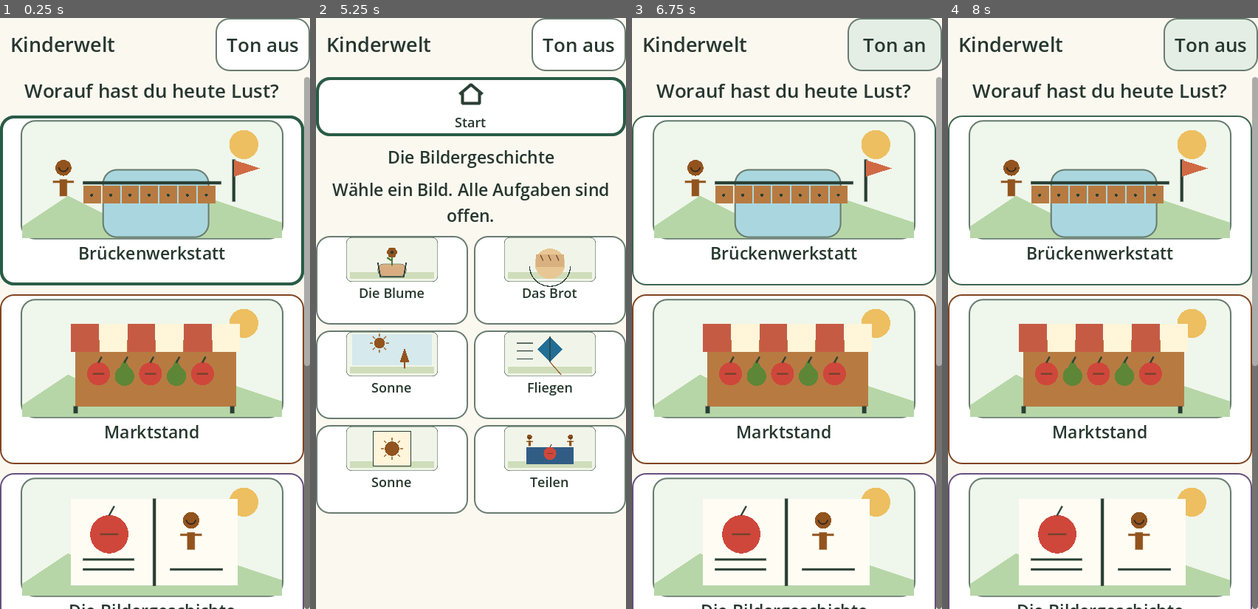
Above: before the commit, frames 1-4 (left to right).
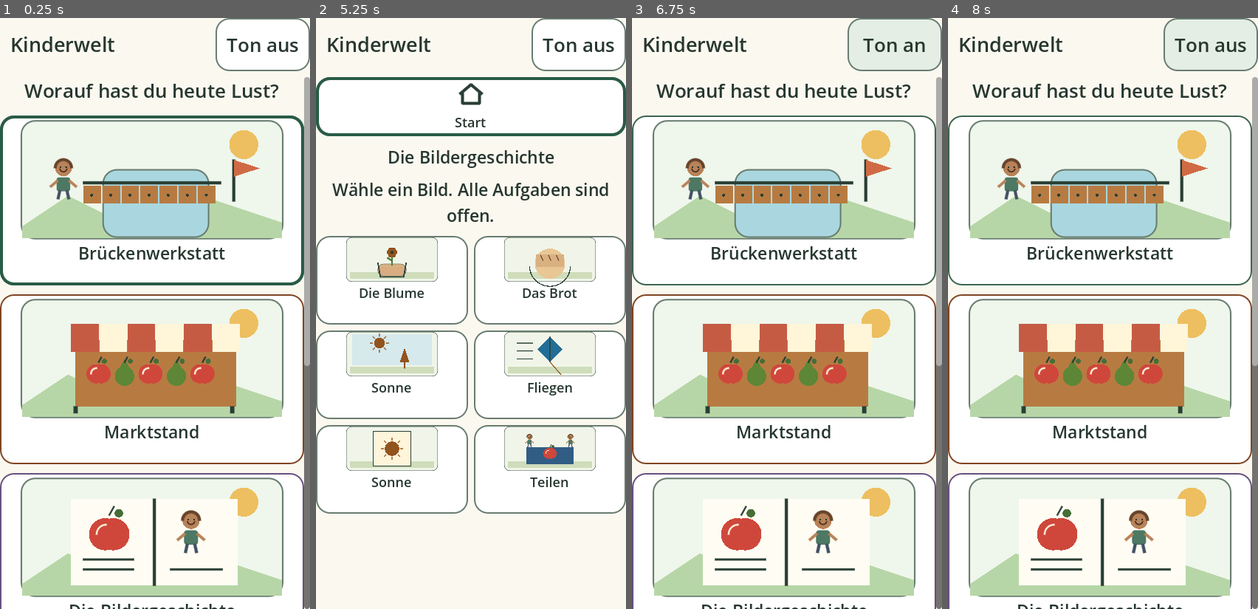
Above: after the commit, the same moments.

Repository: sayac007/Kinderwelt
Game: Godot game, scene res://core/main.tscn
Same seed, same stepped clock (60 frames per second), same inputs: the game is played once before the commit and once after it.
Inputs:
- Up to frame 1 (0.25 s): no input
- Up to frame 2 (5.25 s): click "Ton aus" at 0.5 s; click "Ton an" at 1.25 s; click "Brückenwerkstatt" at 2 s; click "Start" at 2.75 s; click "Marktstand" at 3.5 s; click "Start" at 4.25 s; click "Die Bildergeschichte" at 5 s
- Up to frame 3 (6.75 s): click "Start" at 5.75 s; click "Ton aus" at 6.5 s
- Up to frame 4 (8 s): click "Ton an" at 7.25 s

The runs differ from the first frame. In frame 1, 1.1% of the frame differs, in the area x 15-70%, y 23-91%; in frame 2, less than 0.1%; in frame 3, 1.1%; in frame 4, 1.1%.

Commit message:
feat: clarify fruit shapes and friendly characters across the play worlds

Diff:
--- a/core/game_art.gd
+++ b/core/game_art.gd
@@ -43,15 +43,25 @@
 		draw_circle(center+Vector2(0, radius*0.2), radius*0.85, color)
 		draw_colored_polygon(PackedVector2Array([center+Vector2(-radius*0.7,0), center+Vector2(0,-radius*1.3), center+Vector2(radius*0.7,0)]), color)
 	else:
-		draw_circle(center, radius, color)
-		line(center+Vector2(-radius*0.45,0), center+Vector2(radius*0.45,0), Color("6f422e"), 2)
+		draw_circle(center-Vector2(radius*0.22,0), radius*0.84, color)
+		draw_circle(center+Vector2(radius*0.22,0), radius*0.84, color)
+		draw_arc(center-Vector2(radius*0.16,0),radius*0.5,PI,PI*1.5,12,Color("fff4dd"),2,true)
 	line(center+Vector2(0,-radius), center+Vector2(radius*0.25,-radius*1.45), INK, 2)
+	if not ghost: draw_circle(center+Vector2(radius*0.5,-radius*1.1),radius*0.22,Color("456e36"))
 
 func person(c: Vector2, r: float) -> void:
-	draw_circle(c+Vector2(0,-r*0.6), r*0.4, GOLD)
-	draw_arc(c+Vector2(0,-r*0.65),r*0.23,0.2,PI-0.2,12,Color("322820"),1.5,true)
-	line(c, c+Vector2(0,r*0.8), GOLD, r*0.35)
-	line(c+Vector2(-r*0.5,r*0.1), c+Vector2(r*0.5,r*0.1), GOLD, 3)
+	var head := c+Vector2(0,-r*0.6)
+	draw_circle(head,r*0.42,Color("b98258"))
+	draw_arc(head,r*0.41,PI,TAU,20,Color("67442b"),r*0.15,true)
+	for x in [-0.14,0.14]: draw_circle(head+Vector2(x*r,-r*0.04),maxf(1.0,r*0.045),Color("26372f"))
+	draw_arc(head+Vector2(0,r*0.02),r*0.18,0.2,PI-0.2,12,Color("463023"),1.5,true)
+	var shirt := preload("res://core/design.gd").style(Color("4d7864"))
+	shirt.set_border_width_all(0)
+	shirt.set_corner_radius_all(int(r*0.15))
+	draw_style_box(shirt,Rect2(c+Vector2(-r*0.34,-r*0.12),Vector2(r*0.68,r*0.7)))
+	for side in [-1,1]:
+		line(c+Vector2(side*r*0.18,r*0.55),c+Vector2(side*r*0.27,r*0.96),Color("425164"),maxf(3,r*0.15))
+		line(c+Vector2(side*r*0.3,r*0.05),c+Vector2(side*r*0.65,r*0.35),Color("b98258"),maxf(3,r*0.14))
 
 func pointer(c: Vector2) -> void:
 	line(c+Vector2(0,15), c, GOLD, 6)
--- a/core/learning_game.gd
+++ b/core/learning_game.gd
@@ -88,7 +88,7 @@
 	var captions := {"home":"Start", "levels":"Aufgaben", "retry":"Nochmal", "undo":"Zurück", "replay":"Anleitung", "hint":"Hilfe", "next":"Weiter", "test":"Los!", "previous":"Zurück", "forward":"Weiter"}
 	var kind: String = spec.get("kind","")
 	if captions.has(kind): return captions[kind]
-	if kind == "piece": return "%d Felder" % int(spec.amount)
+	if kind == "piece": return "1 Feld" if int(spec.amount)==1 else "%d Felder" % int(spec.amount)
 	if kind == "fruit": return tooltip
 	if kind == "bridge": return "Hier bauen"
 	if kind == "basket": return "%d von %d" % [int(spec.get("amount",0)),int(spec.target)]
--- a/core/scenario_art.gd
+++ b/core/scenario_art.gd
@@ -232,11 +232,11 @@
 				for i in range(int(values[side])): draw_circle(Vector2(x+(i-1)*17,y-15),7,INK)
 
 func identity(at: Vector2, index: int) -> void:
-	person(at,22)
+	person(at,30)
 	if index==0:
-		draw_colored_polygon(PackedVector2Array([at+Vector2(-13,-30),at+Vector2(0,-43),at+Vector2(13,-30)]),INK)
+		draw_colored_polygon(PackedVector2Array([at+Vector2(-13,-31),at+Vector2(0,-40),at+Vector2(13,-31)]),INK)
 	else:
-		line(at+Vector2(-12,-30),at+Vector2(12,-30),INK,5)
+		line(at+Vector2(-12,-31),at+Vector2(12,-31),INK,5)
 		line(at+Vector2(-12,-37),at+Vector2(12,-37),INK,3)
 
 func symbol(key: String, at: Vector2, outline := false) -> void:
